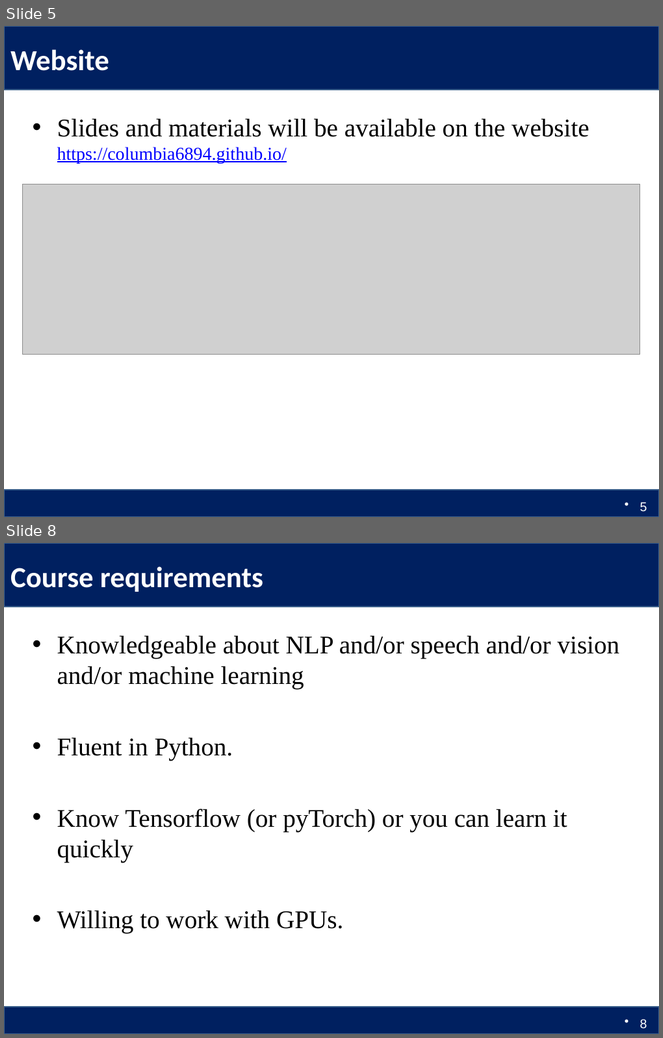
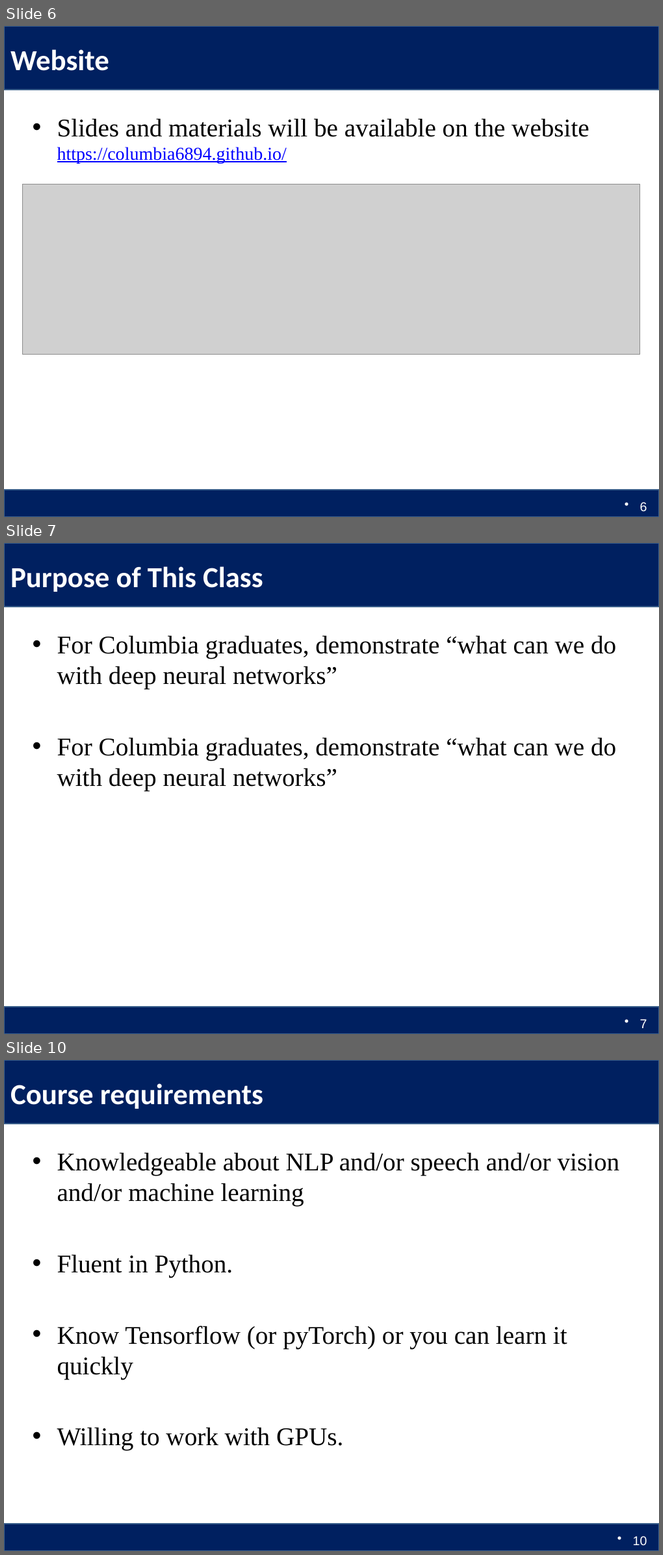
Before and after one commit to Columbia6894/Columbia6894.github.io, a slide deck: lecture/lecture1_llcao.pptx. Shown one above the other, each under a label of ours: slides 5 and 8 before the commit, slides 6, 7 and 10 after it; the slides between them are not shown. The pictures are 663x1038 and 663x1555 pixels, drawn with LibreOffice and Linux fonts; fonts in the diff are those of the drawing; grey boxes stand for pictures. Boxes give left, top, right and bottom in pixels: in the first picture for what was removed or moved away, otherwise in the second. Text is boxed around its words. In the diff, an @@ line names an element or a change of style, - is before the commit and + after.

```diff
--- a/lecture/lecture1_llcao.pptx
+++ b/lecture/lecture1_llcao.pptx
@@ slide 7 added at <box>4,543,659,1034</box>, background #FFFFFF; not listed: 2 template elements that a slide beside it also shows @@
@@ title added at <box>10,566,263,592</box>, 32 pt, text #FFFFFF, bold @@
+Purpose of This Class
@@ text added at <box>57,635,616,791</box>, 28 pt, text #000000 @@
+• For Columbia graduates, demonstrate “what can we do with deep neural networks”
+• For Columbia graduates, demonstrate “what can we do with deep neural networks”
@@ page number added at <box>640,1019,648,1029</box>, 14 pt, text #FFFFFF @@
+7
@@ what was slide 5 is now slide 6 @@
@@ page number at <box>640,502,648,512</box>: text changed @@
-5
+6
@@ what was slide 8 is now slide 10 @@
@@ page number at <box>633,1536,648,1546</box>: text changed @@
-8
+10
```
Also in this commit, not shown: 8 slides changed, 1 other slide added, 1 other file.
